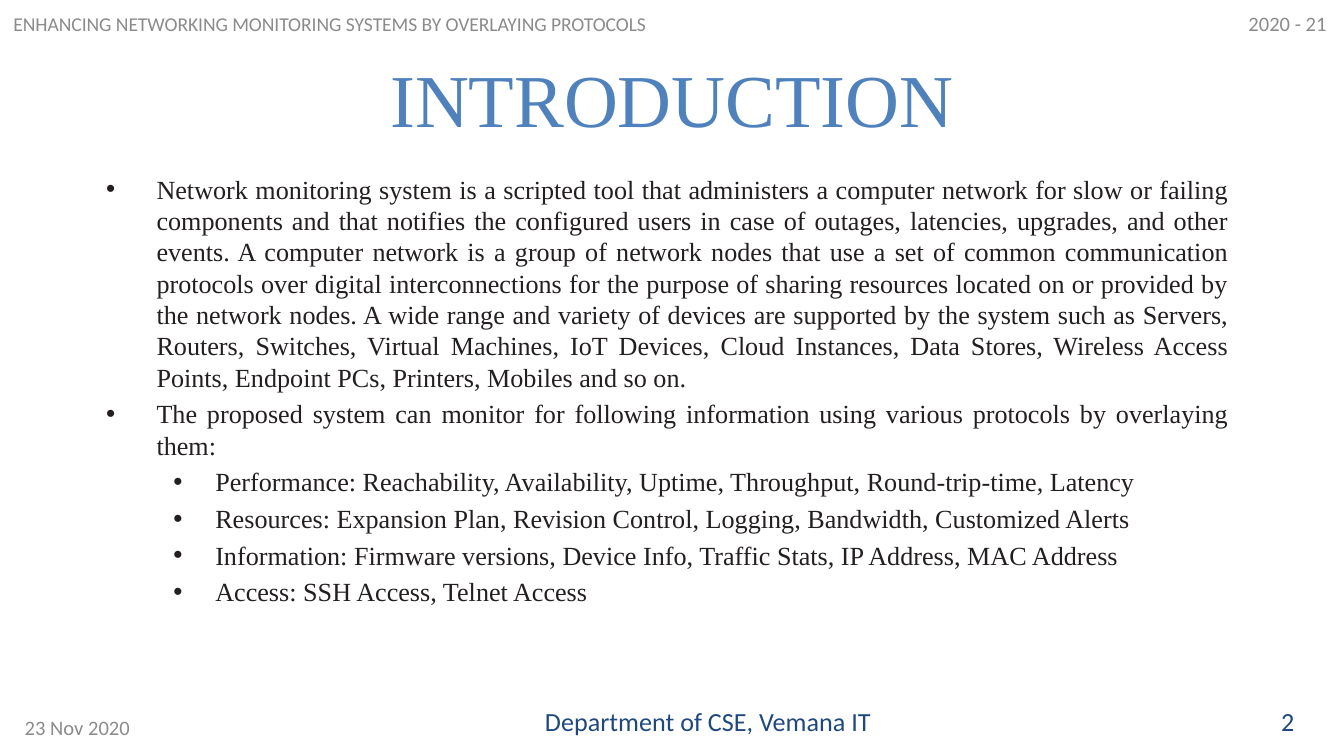
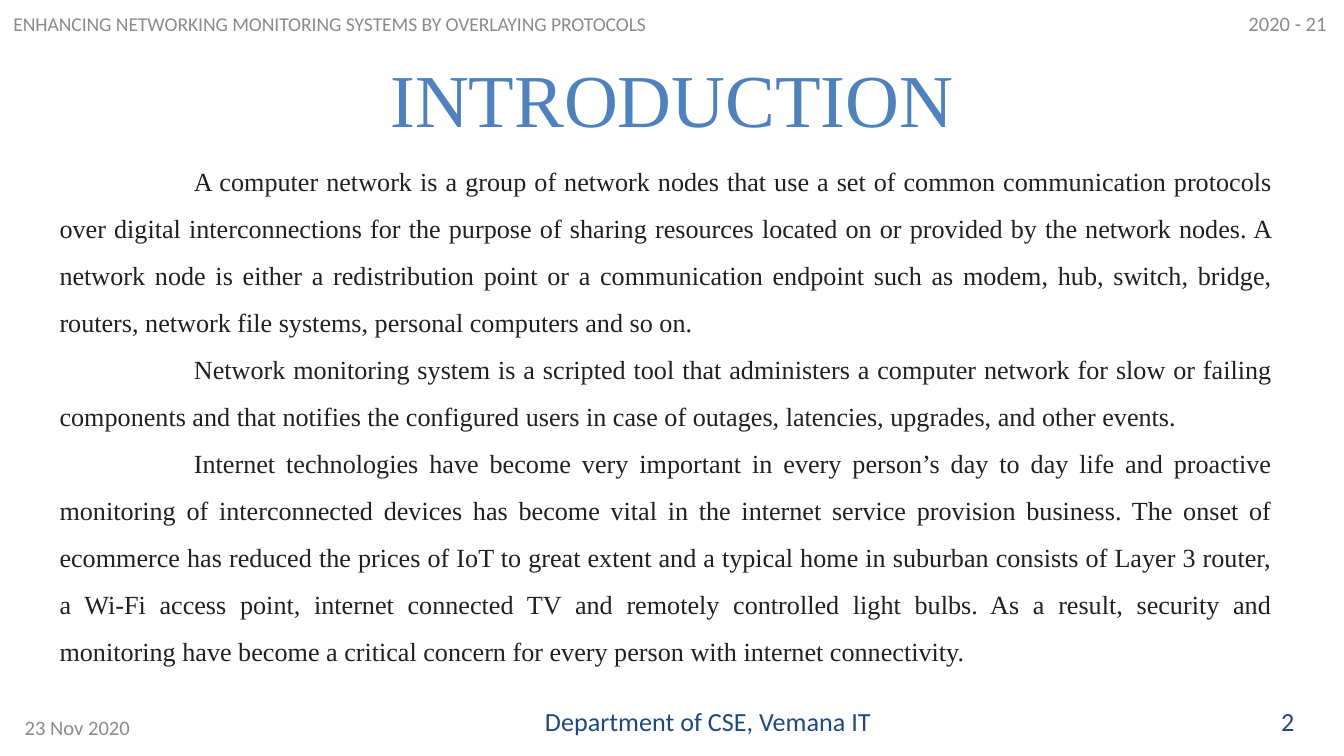
Before and after one commit to rajashreey841/network-monitor, a slide deck: slide 3 of PPT-Review-1.pptx. Drawn at 1344x756 pixels with LibreOffice and Linux fonts; fonts in the diff are those of the drawing. Boxes give left, top, right and bottom in pixels: in the first picture for what was removed or moved away, otherwise in the second. Text is boxed around its words. In the diff, an @@ line names an element or a change of style, - is before the commit and + after.

```diff
--- a/PPT-Review-1.pptx
+++ b/PPT-Review-1.pptx
@@ text at box(60, 172, 1272, 667): text changed @@
-• Network monitoring system is a scripted tool that administers a computer network for slow or failing components and that notifies the configured users in case of outages, latencies, upgrades, and other events. A computer network is a group of network nodes that use a set of common communication protocols over digital interconnections for the purpose of sharing resources located on or provided by the network nodes. A wide range and variety of devices are supported by the system such as Servers, Routers, Switches, Virtual Machines, IoT Devices, Cloud Instances, Data Stores, Wireless Access Points, Endpoint PCs, Printers, Mobiles and so on.
-• The proposed system can monitor for following information using various protocols by overlaying them:
-  • Performance: Reachability, Availability, Uptime, Throughput, Round-trip-time, Latency
-  • Resources: Expansion Plan, Revision Control, Logging, Bandwidth, Customized Alerts
-  • Information: Firmware versions, Device Info, Traffic Stats, IP Address, MAC Address
-  • Access: SSH Access, Telnet Access
+A computer network is a group of network nodes that use a set of common communication protocols over digital interconnections for the purpose of sharing resources located on or provided by the network nodes. A network node is either a redistribution point or a communication endpoint such as modem, hub, switch, bridge, routers, network file systems, personal computers and so on.
+Network monitoring system is a scripted tool that administers a computer network for slow or failing components and that notifies the configured users in case of outages, latencies, upgrades, and other events.
+Internet technologies have become very important in every person’s day to day life and proactive monitoring of interconnected devices has become vital in the internet service provision business. The onset of ecommerce has reduced the prices of IoT to great extent and a typical home in suburban consists of Layer 3 router, a Wi-Fi access point, internet connected TV and remotely controlled light bulbs. As a result, security and monitoring have become a critical concern for every person with internet connectivity.
```
Also in this commit, not shown: 11 other slides changed, 6 slides added, 1 slide removed, 2 other files.
